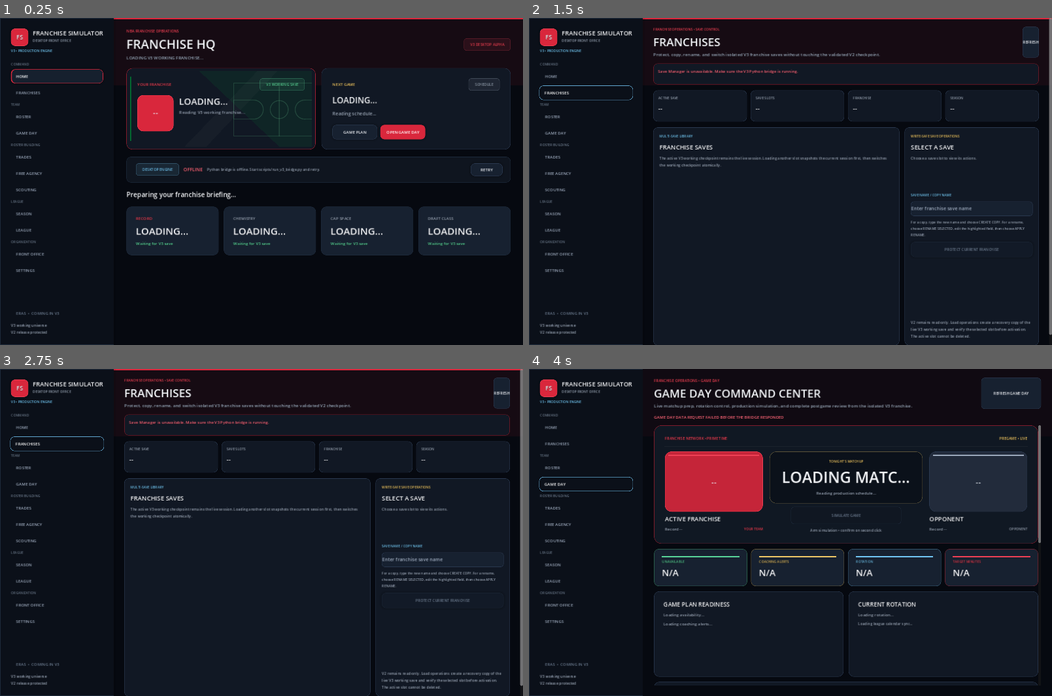
Above: before the commit, frames 1-4 (two rows, left to right).
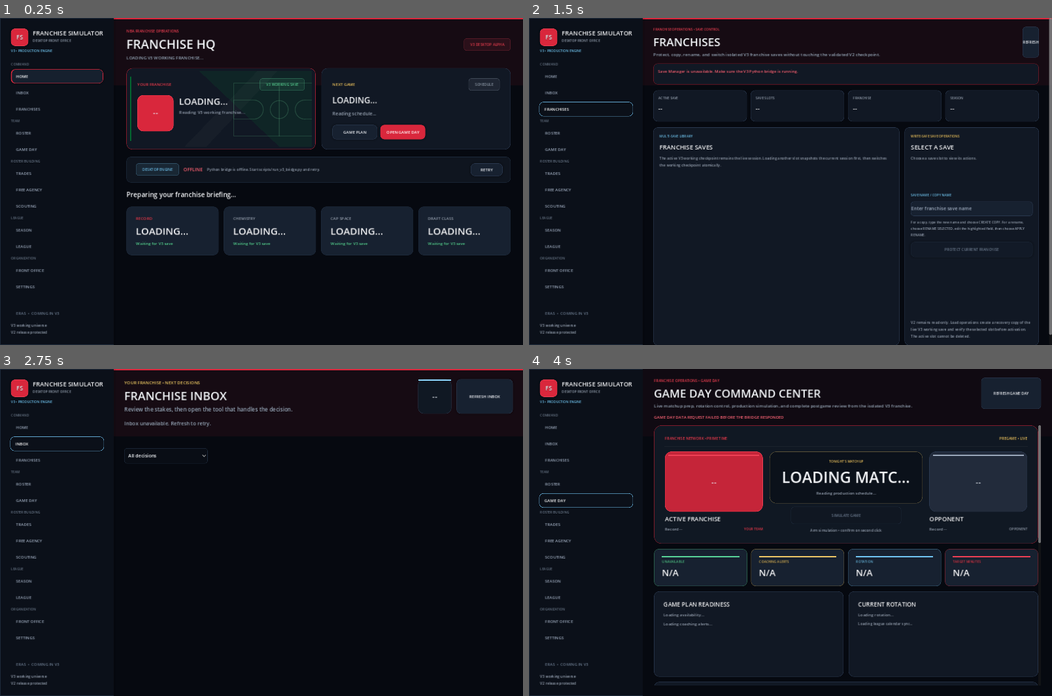
Above: after the commit, the same moments.

Repository: mklim6/NBA_Roster_Optimization_Engine
Game: Godot game, scene res://scenes/main.tscn
Two runs of this game, one before a commit and one after it. Both use one fixed random seed, a clock stepped at 60 frames per second and the inputs below.
Inputs (mouse positions are in pixels of both pictures, inside the frame that each line leads up to):
- Up to frame 1 (0.25 s): no input
- Up to frame 2 (1.5 s): click "HOME" at 0.5 s; click "FRANCHISES" at 1.25 s
- Up to frame 3 (2.75 s): click (57, 444) at 2 s, where only the run after the commit has a clickable "INBOX"
- Up to frame 4 (4 s): click "ROSTER" at 2.75 s; click "GAME DAY" at 3.5 s

The runs differ from the first frame. In frame 1, 0.5% of the frame differs, in the area x 2-9%, y 22-83%; in frame 2, 0.7%; in frame 3, 7.7%, in the area x 2-100%, y 0-100%; in frame 4, 0.7%.

Commit message:
Add read-only franchise decision inbox and saved offer snapshot

Diff:
--- /dev/null
+++ b/godot_client/scripts/decision_inbox_v3.gd
@@ -0,0 +1,163 @@
+extends Control
+signal navigate(page: String)
+const DS = preload("res://scripts/design_system_v3.gd")
+const Portrait = preload("res://scripts/player_portrait_v3.gd")
+const Identity = preload("res://scripts/page_identity_v3.gd")
+var request: HTTPRequest
+var status: Label
+var counts: Label
+var filter: OptionButton
+var rows: VBoxContainer
+var identity: Control
+var payload: Dictionary = {}
+var expected_team := ""
+var visible_ids: Array = []
+
+func _ready() -> void:
+	var scroll := ScrollContainer.new()
+	scroll.name = "DecisionInboxScroll"
+	scroll.horizontal_scroll_mode = ScrollContainer.SCROLL_MODE_DISABLED
+	add_child(scroll)
+	scroll.set_anchors_and_offsets_preset(Control.PRESET_FULL_RECT)
+	var margin := MarginContainer.new()
+	margin.size_flags_horizontal = Control.SIZE_EXPAND_FILL
+	for side in ["left", "right", "top", "bottom"]:
+		margin.add_theme_constant_override("margin_" + side, 28)
+	scroll.add_child(margin)
+	var column := VBoxContainer.new()
+	column.add_theme_constant_override("separation", 16)
+	margin.add_child(column)
+	var header := HBoxContainer.new()
+	header.add_theme_constant_override("separation", 14)
+	column.add_child(header)
+	var titles := VBoxContainer.new()
+	titles.size_flags_horizontal = Control.SIZE_EXPAND_FILL
+	header.add_child(titles)
+	titles.add_child(_label("YOUR FRANCHISE • NEXT DECISIONS", 12, DS.GOLD))
+	titles.add_child(_label("FRANCHISE INBOX", 32))
+	titles.add_child(_label("Review the stakes, then open the tool that handles the decision.", 15, DS.MUTED))
+	identity = Identity.new()
+	header.add_child(identity)
+	var refresh_button := Button.new()
+	refresh_button.text = "REFRESH INBOX"
+	refresh_button.custom_minimum_size = Vector2(155, 52)
+	refresh_button.pressed.connect(refresh)
+	header.add_child(refresh_button)
+	status = _label("Open the inbox to load the current franchise report.", 14, DS.MUTED)
+	column.add_child(status)
+	counts = _label("", 18, DS.GOLD)
+	column.add_child(counts)
+	filter = OptionButton.new()
+	filter.custom_minimum_size = Vector2(230, 42)
+	filter.size_flags_horizontal = Control.SIZE_SHRINK_BEGIN
+	for category in ["All decisions", "Offers", "Availability", "Player roles", "Game preparation", "Season decisions"]:
+		filter.add_item(category)
+	filter.item_selected.connect(func(_index): _render())
+	column.add_child(filter)
+	rows = VBoxContainer.new()
+	rows.add_theme_constant_override("separation", 12)
+	column.add_child(rows)
+	request = HTTPRequest.new()
+	request.timeout = 30
+	request.request_completed.connect(_on_completed)
+	add_child(request)
+
+func apply_team_brand(team: String, primary: Color, secondary: Color) -> void:
+	if expected_team != team:
+		payload.clear()
+		if rows != null:
+			_clear()
+			counts.text = ""
+	expected_team = team
+	if identity != null:
+		identity.configure(team, primary, secondary)
+
+func invalidate() -> void:
+	request.cancel_request()
+	payload.clear()
+	_clear()
+	counts.text = ""
+	status.text = "Refresh to load the active franchise decisions."
+
+func refresh() -> void:
+	invalidate()
+	status.text = "Loading your current franchise decisions…"
+	if request.request("http://127.0.0.1:8765/v3/decision-inbox") != OK:
+		status.text = "Inbox unavailable. Refresh to retry."
+
+func _on_completed(result: int, code: int, _headers: PackedStringArray, body: PackedByteArray) -> void:
+	if result != HTTPRequest.RESULT_SUCCESS or code != 200:
+		status.text = "Inbox unavailable. Refresh to retry."
+		return
+	var parsed = JSON.parse_string(body.get_string_from_utf8())
+	if not parsed is Dictionary:
+		status.text = "Inbox unavailable. Refresh to retry."
+		return
+	if str(parsed.get("team", "")) != expected_team or not bool(parsed.get("working_save_unchanged", false)) or not bool(parsed.get("active_v2_unchanged", false)):
+		status.text = "Inbox snapshot does not match your active franchise. Refresh to retry."
+		return
+	payload = parsed
+	_render()
+
+func _clear() -> void:
+	visible_ids.clear()
+	for child in rows.get_children():
+		rows.remove_child(child)
+		child.queue_free()
+
+func _render() -> void:
+	_clear()
+	var cards: Array = payload.get("cards", [])
+	var totals := {"Action": 0, "Watch": 0, "Next": 0}
+	for card in cards:
+		totals[card.get("priority", "Next")] += 1
+	counts.text = "%s ACTION • %s WATCH • %s NEXT" % [totals.Action, totals.Watch, totals.Next]
+	status.text = "%s • League day %s • %s\n%s" % [payload.get("team", ""), payload.get("day_index", "?"), payload.get("season", ""), "Saved offer queue loaded. Cards open existing decision tools." if payload.get("offer_queue_status", "") == "loaded" else "Incoming-offer queue is not initialized in this save. Other franchise reports are shown below."]
+	for card in cards:
+		if filter.selected != 0 and card.get("category", "") != filter.get_item_text(filter.selected):
+			continue
+		visible_ids.append(card.get("id", ""))
+		var panel := PanelContainer.new()
+		panel.name = "Decision_" + str(card.get("id", ""))
+		var style := StyleBoxFlat.new()
+		style.bg_color = DS.PANEL_ALT
+		style.border_color = DS.GOLD if card.get("priority", "") == "Action" else DS.BORDER
+		style.set_border_width_all(1)
+		style.set_corner_radius_all(14)
+		style.content_margin_left = 18
+		style.content_margin_right = 18
+		style.content_margin_top = 18
+		style.content_margin_bottom = 18
+		panel.add_theme_stylebox_override("panel", style)
+		rows.add_child(panel)
+		var row := HBoxContainer.new()
+		row.add_theme_constant_override("separation", 16)
+		panel.add_child(row)
+		if str(card.get("player_id", "")) != "":
+			var portrait := Portrait.new()
+			portrait.custom_minimum_size = Vector2(100, 90)
+			row.add_child(portrait)
+			portrait.configure({"player_id": card.player_id, "name": card.get("name", "Player")})
+		var copy := VBoxContainer.new()
+		copy.size_flags_horizontal = Control.SIZE_EXPAND_FILL
+		copy.add_theme_constant_override("separation", 8)
+		row.add_child(copy)
+		copy.add_child(_label("%s • %s" % [card.get("priority", "Next").to_upper(), card.get("category", "")], 12, DS.GOLD))
+		copy.add_child(_label(card.get("title", "Decision"), 22))
+		copy.add_child(_label(card.get("detail", ""), 15))
+		var action := Button.new()
+		action.text = "OPEN " + str(card.get("destination", "FRONT OFFICE"))
+		action.custom_minimum_size = Vector2(175, 44)
+		action.size_flags_vertical = Control.SIZE_SHRINK_CENTER
+		action.pressed.connect(func(): navigate.emit(str(card.get("destination", "FRONT OFFICE"))))
+		row.add_child(action)
+	if visible_ids.is_empty():
+		rows.add_child(_label("No decisions match this view." if not cards.is_empty() else "No actionable items were reported in this snapshot.", 18, DS.MUTED))
+
+func _label(value: String, font_size: int, color: Color = DS.TEXT) -> Label:
+	var label := Label.new()
+	label.text = value
+	label.autowrap_mode = TextServer.AUTOWRAP_WORD_SMART
+	label.add_theme_font_size_override("font_size", font_size)
+	label.add_theme_color_override("font_color", color)
+	return label
--- a/godot_client/scripts/franchise_story_hq_v3.gd
+++ b/godot_client/scripts/franchise_story_hq_v3.gd
@@ -96,6 +96,11 @@
 	add_child(_label("YOUR FRANCHISE • " + str(season.get("label", "")), 12, DS.GOLD))
 	add_child(_label(headline, 28))
 	add_child(_label("%s • %s • %s games played" % [team.get("name", "Your team"), record.get("display", "Record unavailable"), played], 15, DS.MUTED))
+	var inbox_link := Button.new()
+	inbox_link.text = "OPEN FRANCHISE INBOX"
+	inbox_link.custom_minimum_size.y = 42
+	inbox_link.pressed.connect(func(): navigate.emit("INBOX"))
+	add_child(inbox_link)
 	var office: Dictionary = intelligence.get("front_office", {})
 	var rotation: Dictionary = office.get("rotation", {})
 	var injuries: Array = office.get("injured_players", [])
--- a/godot_client/scripts/main.gd
+++ b/godot_client/scripts/main.gd
@@ -65,6 +65,7 @@
 var transaction_foundation_request: HTTPRequest
 
 var hq_story: VBoxContainer
+var inbox_page: Control
 var home_page: Control
 var roster_page: Control
 var trades_page: Control
@@ -366,6 +367,11 @@
 	content_stack.add_child(league_page)
 	league_page.set_anchors_and_offsets_preset(Control.PRESET_FULL_RECT)
 
+	inbox_page = preload("res://scripts/decision_inbox_v3.gd").new()
+	content_stack.add_child(inbox_page)
+	inbox_page.set_anchors_and_offsets_preset(Control.PRESET_FULL_RECT)
+	inbox_page.navigate.connect(_show_page)
+
 	front_office_page = FrontOfficeCenterV3.new()
 	content_stack.add_child(front_office_page)
 	front_office_page.set_anchors_and_offsets_preset(Control.PRESET_FULL_RECT)
@@ -446,6 +452,7 @@
 
 	column.add_child(UiComponentsV3.sidebar_group_label("COMMAND"))
 	column.add_child(_nav_button("HOME", true))
+	column.add_child(_nav_button("INBOX"))
 	column.add_child(_nav_button("FRANCHISES"))
 
 	column.add_child(UiComponentsV3.sidebar_group_label("TEAM"))
@@ -2721,6 +2728,8 @@
 
 func _page_control(page_name: String):
 	match page_name:
+		"INBOX":
+			return inbox_page
 		"HOME":
 			return home_page
 		"FRANCHISES":
@@ -2757,6 +2766,7 @@
 		scouting_page,
 		season_page,
 		league_page,
+		inbox_page,
 		front_office_page,
 		settings_page,
 	]
@@ -2803,6 +2813,8 @@
 	elif page_name == "LEAGUE":
 		if league_page != null and league_page.has_method("refresh"):
 			league_page.call("refresh")
+	elif page_name == "INBOX":
+		inbox_page.refresh()
 	elif page_name == "FRONT OFFICE":
 		if front_office_page != null and front_office_page.has_method("refresh"):
 			front_office_page.call("refresh")
@@ -2820,6 +2832,7 @@
 			free_agency_page.call("refresh")
 
 func _on_active_save_changed() -> void:
+	inbox_page.invalidate()
 	# A save switch changes the authoritative V3 working universe. Clear client
 	# request reuse state before loading the destination franchise.
 	if request_coordinator != null:
@@ -2938,6 +2951,7 @@
 		scouting_page,
 		season_page,
 		league_page,
+		inbox_page,
 		front_office_page,
 		save_manager_page,
 		settings_page
@@ -3023,6 +3037,7 @@
 	)
 
 	if text_value in [
+		"INBOX",
 		"HOME",
 		"FRANCHISES",
 		"ROSTER",
Not shown, added: desktop_bridge/decision_inbox.py
Not shown, changed: desktop_bridge/server.py
Not shown, added: docs/V3_BATCH31_DECISION_INBOX.md
Not shown, changed: src/validate_v3_batch27_franchise_hq.py
Not shown, added: src/validate_v3_batch31_decision_inbox.py
